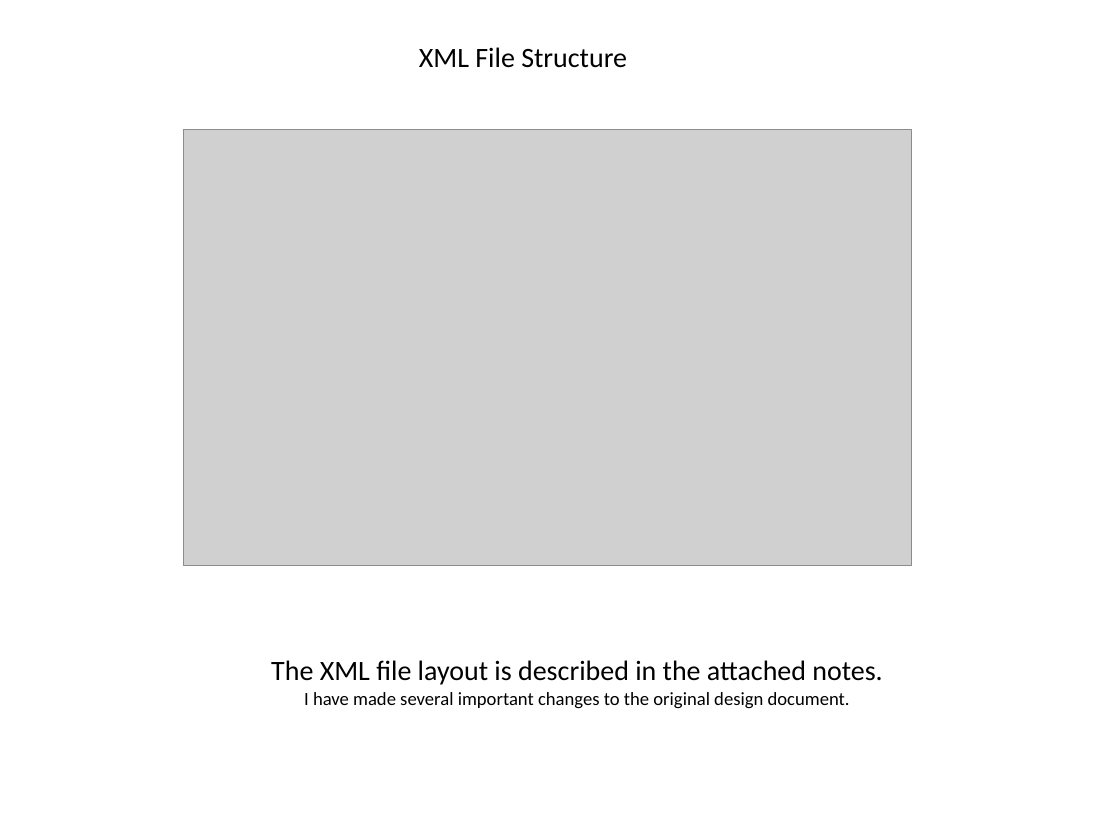
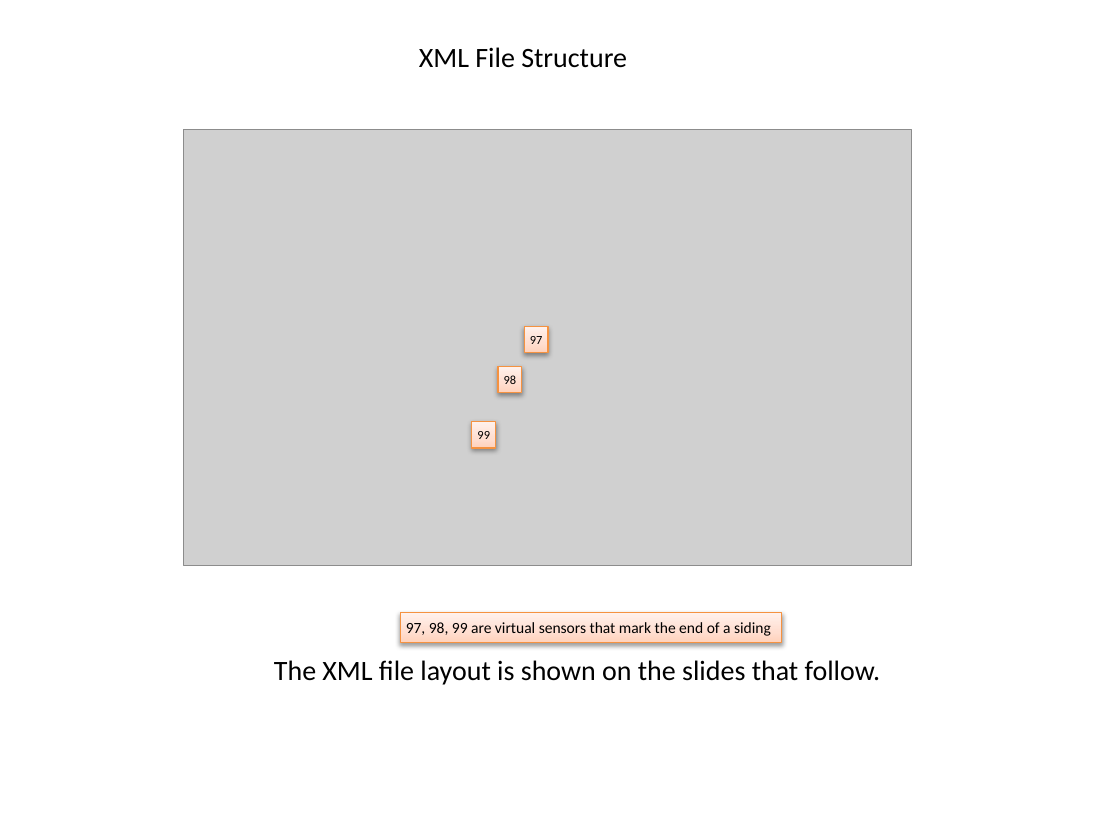
Before and after one commit to mlozborne/motin, a slide deck: slide 28 of Documentation/Design/ControllerDesign.pptx. Drawn at 1120x840 pixels with LibreOffice and Linux fonts; fonts in the diff are those of the drawing; grey boxes stand for pictures. Boxes give left, top, right and bottom in pixels: in the first picture for what was removed or moved away, otherwise in the second. Text is boxed around its words. In the diff, an @@ line names an element or a change of style, - is before the commit and + after.

```diff
--- a/Documentation/Design/ControllerDesign.pptx
+++ b/Documentation/Design/ControllerDesign.pptx
@@ rectangle added at [524, 326, 548, 353], fill gradient #FFD2BD to #FFDED0 to #FFF2ED, outline #F69240 0.75 pt, 8 pt, text #000000 @@
+97
@@ rectangle added at [498, 366, 522, 393], fill gradient #FFD2BD to #FFDED0 to #FFF2ED, outline #F69240 0.75 pt, 8 pt, text #000000 @@
+98
@@ rectangle added at [472, 422, 495, 449], fill gradient #FFD2BD to #FFDED0 to #FFF2ED, outline #F69240 0.75 pt, 8 pt, text #000000 @@
+99
@@ rectangle added at [400, 613, 782, 643], fill gradient #FFD2BD to #FFDED0 to #FFF2ED, outline #F69240 0.75 pt, 10 pt, text #000000 @@
+97, 98, 99 are virtual sensors that mark the end of a siding
@@ text at [274, 660, 880, 685]: text changed; size 12 to 18 pt @@
-The XML file layout is described in the attached notes.
-I have made several important changes to the original design document.
+The XML file layout is shown on the slides that follow.
```
Also in this commit, not shown: 7 slides added.
